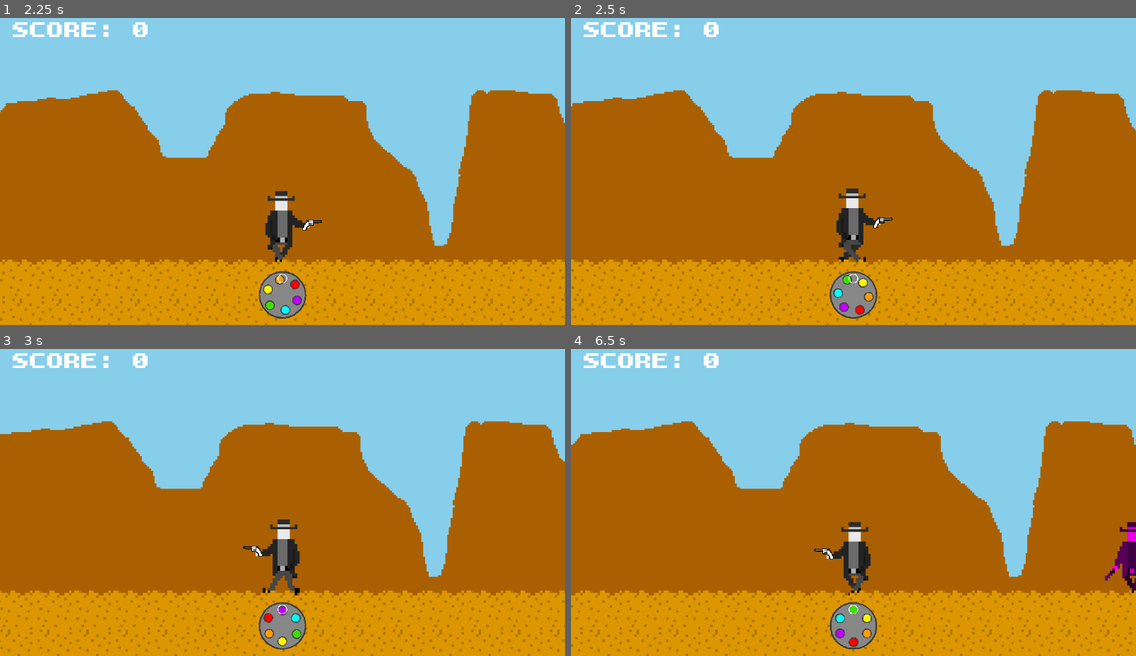
Above: before the commit, frames 1-4 (two rows, left to right).
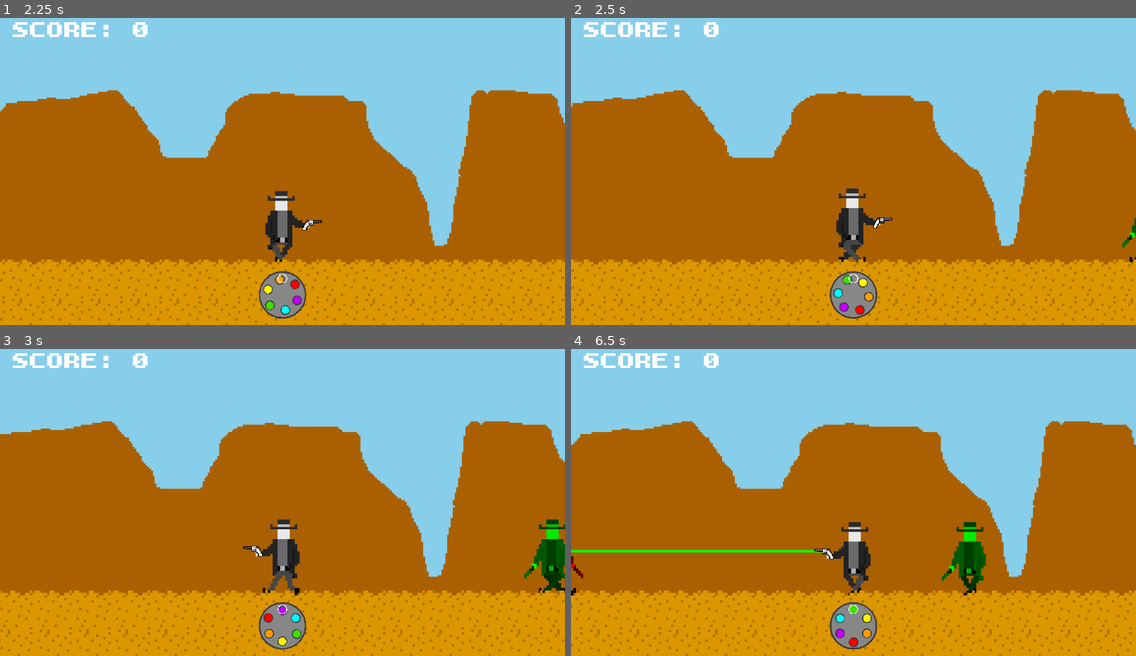
Above: after the commit, the same moments.

Repository: kedrickfudala/One-Button-Game-Jam
Game: Godot game, scene res://src/levels/world.tscn
The game is run twice, just before and just after one commit, with the same random seed, the same clock (stepped at 60 frames per second) and the same inputs.
Inputs (mouse positions are in pixels of both pictures, inside the frame that each line leads up to):
- Up to frame 1 (2.25 s): tap Enter (ui_accept) at 0.5, 1.35, 1.52, 1.82 s; move the mouse to (406, 150) at 0.52 s; hold Enter (ui_accept) 0.53-1.28 s; move the mouse to (169, 183) at 1.27 s; move the mouse to (339, 97) at 2.02 s; hold Enter (ui_accept) from 2.03 s (still down)
- Up to frame 2 (2.5 s): keep holding Enter (ui_accept)
- Up to frame 3 (3 s): move the mouse to (254, 560) at 2.77 s; release Enter (ui_accept) at 2.78 s; tap Enter (ui_accept) at 2.85 s
- Up to frame 4 (6.5 s): tap Enter (ui_accept) at 3.02, 3.32, 4.35, 4.52, 4.82, 5.85, 6.02, 6.32 s; move the mouse to (1023, 545) at 3.52 s; hold Enter (ui_accept) 3.53-4.28 s; move the mouse to (684, 450) at 4.27 s; move the mouse to (881, 496) at 5.02 s; hold Enter (ui_accept) 5.03-5.78 s; move the mouse to (768, 419) at 5.77 s

Frame 1 is identical in both runs. In frame 2, less than 0.1% of the frame differs, in the area x 97-100%, y 65-80%; in frame 3, 0.9%; in frame 4, 1.9%, in the area x 0-100%, y 56-81%.

Commit message:
added color functionality

Diff:
--- a/src/enemy.gd
+++ b/src/enemy.gd
@@ -10,11 +10,15 @@
 @onready var animate : int = 1
 @onready var flip : int = 1
 @onready var flip_enemy : int = 0
-@onready var speed : int = 17
+@onready var speed : int = 20
 
 @onready var stab : bool = false
 
+@onready var colors : Array = [Color.RED, Color.ORANGE, Color.YELLOW, Color.GREEN, Color.DEEP_SKY_BLUE, Color.PURPLE]
+@onready var color_slot : int
+
 func _ready():
+	sprite.modulate = colors[color_slot]
 	pass
 
 func _physics_process(delta):
--- a/src/enemy.tscn
+++ b/src/enemy.tscn
@@ -21,6 +21,22 @@
 "values": [0]
 }
 
+[sub_resource type="Animation" id="Animation_2ahqq"]
+resource_name = "stab"
+length = 0.1
+tracks/0/type = "value"
+tracks/0/imported = false
+tracks/0/enabled = true
+tracks/0/path = NodePath(".:frame")
+tracks/0/interp = 1
+tracks/0/loop_wrap = true
+tracks/0/keys = {
+"times": PackedFloat32Array(0),
+"transitions": PackedFloat32Array(1),
+"update": 1,
+"values": [3]
+}
+
 [sub_resource type="Animation" id="Animation_qbkly"]
 resource_name = "walk"
 length = 0.6
@@ -35,22 +51,6 @@
 "transitions": PackedFloat32Array(1, 1, 1),
 "update": 1,
 "values": [0, 2, 1]
-}
-
-[sub_resource type="Animation" id="Animation_2ahqq"]
-resource_name = "stab"
-length = 0.1
-tracks/0/type = "value"
-tracks/0/imported = false
-tracks/0/enabled = true
-tracks/0/path = NodePath(".:frame")
-tracks/0/interp = 1
-tracks/0/loop_wrap = true
-tracks/0/keys = {
-"times": PackedFloat32Array(0),
-"transitions": PackedFloat32Array(1),
-"update": 1,
-"values": [3]
 }
 
 [sub_resource type="AnimationLibrary" id="AnimationLibrary_cpnxk"]
--- a/src/enemy_spawner.gd
+++ b/src/enemy_spawner.gd
@@ -10,7 +10,9 @@
 
 func spawn_enemy(facing_direction : int):
 	var enemy_inst = enemy.instantiate()
+	var rng = RandomNumberGenerator.new()
+	var random_color = snapped(rng.randf_range(0, 5), 1)
 	enemy_inst.global_position = self.global_position
-
+	enemy_inst.color_slot = random_color
 	get_parent().get_parent().add_child(enemy_inst)
 	enemy_inst.facing_direction = facing_direction
--- a/src/levels/world.gd
+++ b/src/levels/world.gd
@@ -4,23 +4,46 @@
 @onready var player_scene : PackedScene = preload("res://src/player.tscn")
 @onready var player : Object
 
+@onready var draw_timer : Object = $DrawTimer
+
+@onready var target_x = null
+@onready var gun_pos = null
+@onready var shot_colors : Array = [Color.RED, Color.ORANGE, Color.YELLOW, Color.GREEN, Color.DEEP_SKY_BLUE, Color.PURPLE]
+@onready var shot_color : Color = shot_colors[0]
+
 func _ready():
 	RenderingServer.set_default_clear_color(Color.SKY_BLUE)
+	draw_timer.wait_time = 0.1
 	spawn_player()
 	spawn_map(0)
 	spawn_map(1)
 
 func _process(delta):
+	if draw_timer.is_stopped():
+		target_x = null
+		gun_pos = null
+		queue_redraw()
 	pass
 
 func spawn_player():
 	var player_inst = player_scene.instantiate()
+	add_child(player_inst)
 	player_inst.global_position = Vector2(0, 0)
-	add_child(player_inst)
 	player = get_node("Player")
 
 func spawn_map(offset : int):
 	var map_inst = map_segment.instantiate()
+	add_child(map_inst)
 	map_inst.global_position = Vector2(offset * 16 * 20, 0)
 	map_inst.offset = offset
-	add_child(map_inst)
+
+func draw_shot(gun_pos, target_x, chamber_slot):
+	self.gun_pos = gun_pos
+	self.target_x = target_x
+	self.shot_color = shot_colors[chamber_slot]
+	queue_redraw()
+	draw_timer.start()
+
+func _draw():
+	if target_x and gun_pos:
+		draw_line(gun_pos, Vector2(target_x, gun_pos.y), shot_color, 1.0)
--- a/src/levels/world.tscn
+++ b/src/levels/world.tscn
@@ -18,3 +18,6 @@
 texture = ExtResource("2_3mseg")
 region_enabled = true
 region_rect = Rect2(0, 0, 200000, 376)
+
+[node name="DrawTimer" type="Timer" parent="."]
+one_shot = true
--- a/src/player.gd
+++ b/src/player.gd
@@ -12,8 +12,10 @@
 @onready var hurtbox : Object = $Hurtbox
 @onready var score_label : Object = $ScoreLabel
 @onready var raycast : Object = $Sprite2D/Gun/RayCast2D
+@onready var gun : Object = $Sprite2D/Gun
+@onready var world : Object = get_parent()
 
-@onready var chamber = ["RED", "ORANGE", "YELLOW", "GREEN", "BLUE", "PURPLE"]
+@onready var chamber : Array = ["RED", "ORANGE", "YELLOW", "GREEN", "BLUE", "PURPLE"]
 @onready var chamber_slot : float = 0.0
 @onready var chamber_spin : float = 0.0
 
@@ -24,6 +26,7 @@
 @onready var speed : int = 15
 
 @onready var score : int = 0
+@onready var combo : int = 0
 
 func _ready():
 	input_timer.wait_time = 0.1
@@ -37,20 +40,19 @@
 		alive_process()
 	else:
 		animation_player.play("dead")
-		$Sprite2D/Gun.visible = false
-
+		gun.visible = false
 
 func alive_process():
 	if sprite.frame == 1:
 		if facing_direction == 1:
-			$Sprite2D/Gun.position.y = -1
+			gun.position.y = -1
 		else:
-			$Sprite2D/Gun.position.y = -2
+			gun.position.y = -2
 	if sprite.frame == 2:
 		if facing_direction == 1:
-			$Sprite2D/Gun.position.y = -2
+			gun.position.y = -2
 		else:
-			$Sprite2D/Gun.position.y = -3
+			gun.position.y = -3
 
 	if get_global_mouse_position().x > self.global_position.x:
 		current_direction = 1
@@ -63,16 +65,18 @@
 	update_score()
 	spawn_enemies()
 
-
 func fire():
 	chamber_slot = fmod(snapped(chamber_slot, 1), 6)
 	chamber_spin = 0
-	print("CSLOT " + str(chamber_slot) + " CSPIN " + str(chamber_spin))
+	#print("CSLOT " + str(chamber_slot) + " CSPIN " + str(chamber_spin))
 	print("FIRE " + str(chamber[chamber_slot]))
 	var enemy_hurtbox = raycast.get_collider()
 	if enemy_hurtbox != null:
-		enemy_hurtbox.get_parent().die()
-
+		var enemy = enemy_hurtbox.get_parent()
+		world.draw_shot(gun.global_position, enemy.global_position.x, chamber_slot)
+		queue_redraw()
+		if self.chamber_slot == enemy.color_slot:
+			enemy.die()
 
 func take_input():
 	if get_global_mouse_position().x > self.global_position.x:
@@ -85,7 +89,7 @@
 		input_timer.start()
 	if Input.is_action_pressed("ui_accept"):
 		chamber_spin += 0.1
-		print("CSLOT " + str(chamber_slot) + " CSPIN " + str(chamber_spin))
+		#print("CSLOT " + str(chamber_slot) + " CSPIN " + str(chamber_spin))
 		if input_timer.is_stopped():
 			var tween = create_tween()
 			tween.tween_property(chamber_sprite, "rotation_degrees", snapped(chamber_slot + snapped(chamber_spin, 0.1), 1) * 60, 0.1)
@@ -101,12 +105,11 @@
 	velocity = Vector2(speed * facing_direction, 0)
 	move_and_slide()
 
-
 func update_animations():
 	if facing_direction < 0:
-		$Sprite2D.scale.x *= -1
+		sprite.scale.x = 1
 	elif facing_direction > 0:
-		$Sprite2D.scale.x *= -1
+		sprite.scale.x = -1
 
 func update_score():
 	score_label.text = "Score: " + str(score)
@@ -115,13 +118,13 @@
 	if enemy_spawn_timer.is_stopped():
 		var rng = RandomNumberGenerator.new()
 		var random_number = snapped(rng.randf_range(0, 1), 1)
+		print(random_number)
 		if random_number == 0:
 			enemy_spawner1.spawn_enemy(1)
 		else:
 			enemy_spawner2.spawn_enemy(-1)
 		enemy_spawn_timer.start()
 
-
 func _on_hurtbox_area_entered(area):
 	var enemy = area.get_parent()
 	enemy.stab = true
--- a/src/player.tscn
+++ b/src/player.tscn
@@ -16,22 +16,6 @@
 
 [sub_resource type="RectangleShape2D" id="RectangleShape2D_ciftm"]
 size = Vector2(384, 216)
-
-[sub_resource type="Animation" id="Animation_fow3l"]
-resource_name = "walk"
-length = 0.6
-tracks/0/type = "value"
-tracks/0/imported = false
-tracks/0/enabled = true
-tracks/0/path = NodePath("Sprite2D:frame")
-tracks/0/interp = 1
-tracks/0/loop_wrap = true
-tracks/0/keys = {
-"times": PackedFloat32Array(0, 0.2, 0.4),
-"transitions": PackedFloat32Array(1, 1, 1),
-"update": 1,
-"values": [0, 1, 2]
-}
 
 [sub_resource type="Animation" id="Animation_hmap2"]
 length = 0.001
@@ -62,6 +46,22 @@
 "transitions": PackedFloat32Array(1),
 "update": 1,
 "values": [3]
+}
+
+[sub_resource type="Animation" id="Animation_fow3l"]
+resource_name = "walk"
+length = 0.6
+tracks/0/type = "value"
+tracks/0/imported = false
+tracks/0/enabled = true
+tracks/0/path = NodePath("Sprite2D:frame")
+tracks/0/interp = 1
+tracks/0/loop_wrap = true
+tracks/0/keys = {
+"times": PackedFloat32Array(0, 0.2, 0.4),
+"transitions": PackedFloat32Array(1, 1, 1),
+"update": 1,
+"values": [0, 1, 2]
 }
 
 [sub_resource type="AnimationLibrary" id="AnimationLibrary_ky2m3"]
@@ -118,10 +118,10 @@
 }
 
 [node name="EnemySpawner1" parent="." instance=ExtResource("3_vxv3x")]
-position = Vector2(-200, 0)
+position = Vector2(-150, 0)
 
 [node name="EnemySpawner2" parent="." instance=ExtResource("3_vxv3x")]
-position = Vector2(200, 0)
+position = Vector2(150, 0)
 
 [node name="ChamberSprite" type="Sprite2D" parent="."]
 z_index = 16
